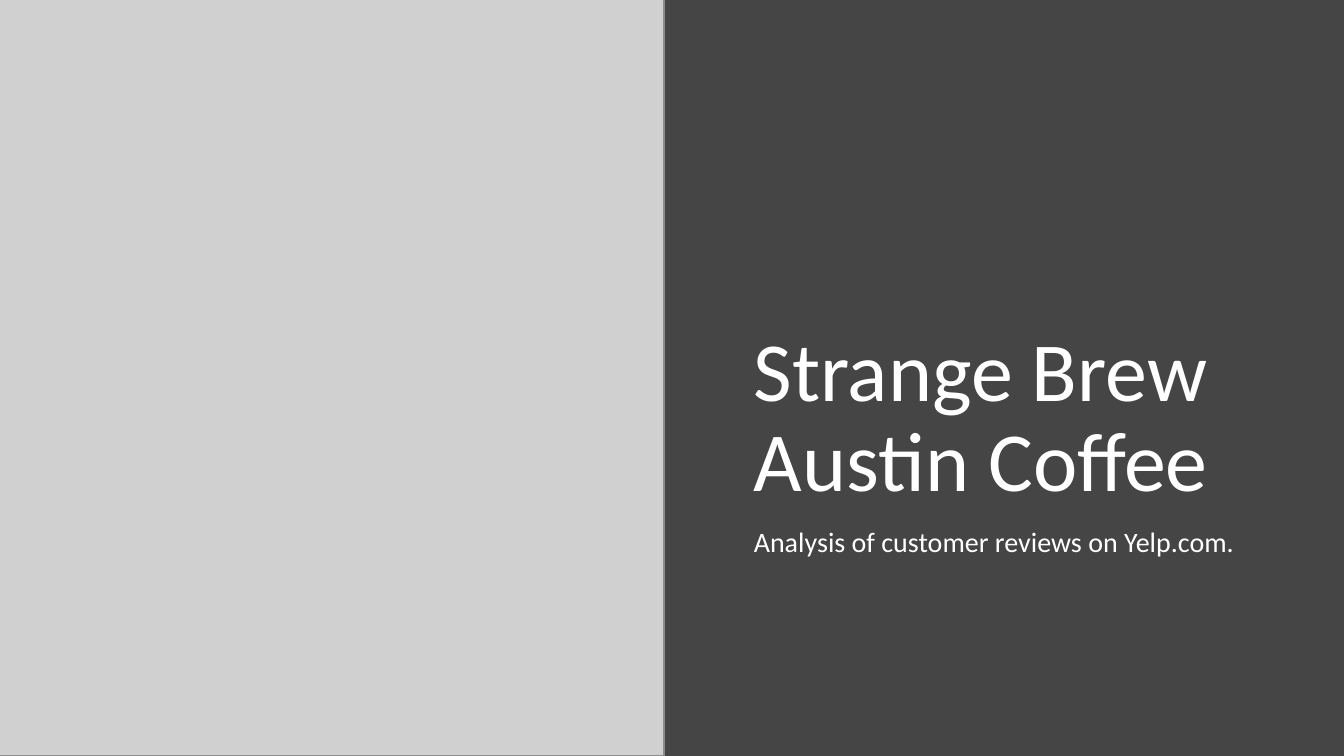
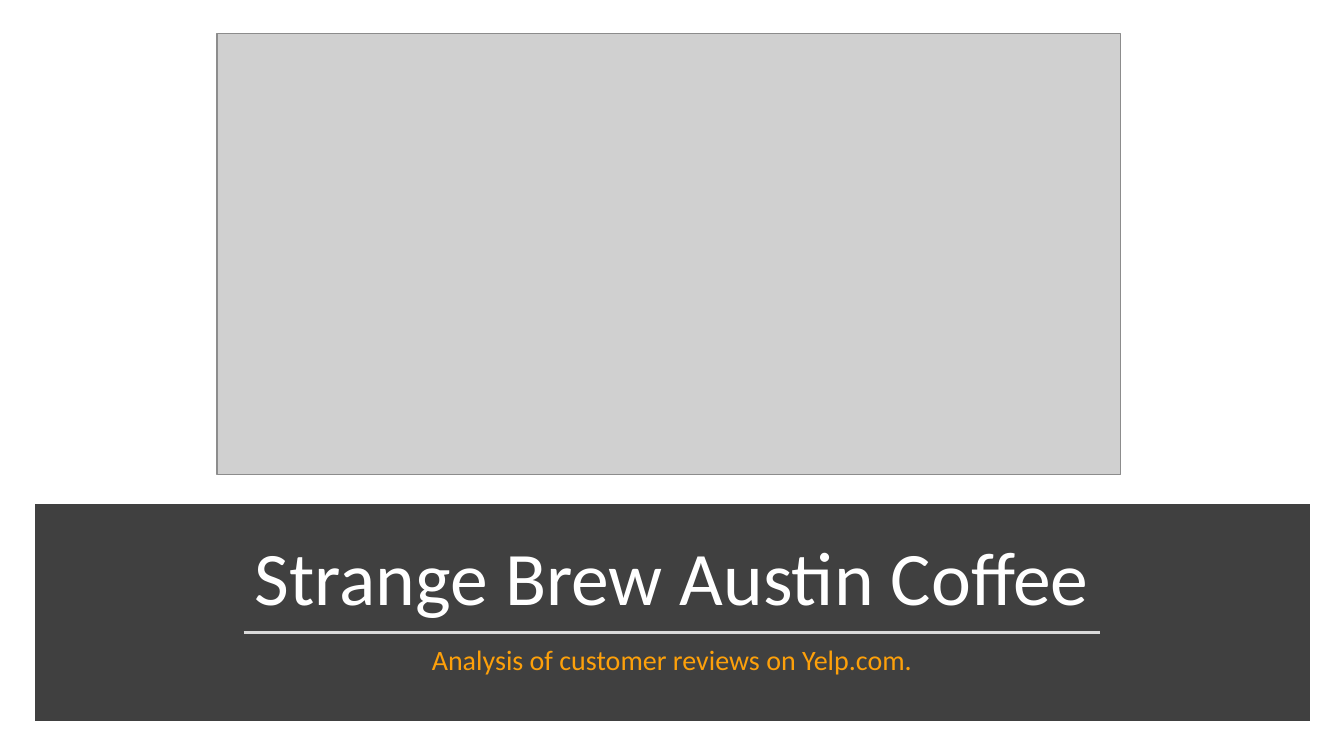
Before and after one commit to bloominstituteoftechnology/DS-Unit-4-Sprint-1-NLP, a slide deck: slide 1 of module1-text-data/presentation/Strange Brew Austin Coffee.pptx. Drawn at 1344x756 pixels with LibreOffice and Linux fonts; fonts in the diff are those of the drawing; grey boxes stand for pictures. Boxes give left, top, right and bottom in pixels: in the first picture for what was removed or moved away, otherwise in the second. Text is boxed around its words. In the diff, an @@ line names an element or a change of style, - is before the commit and + after.

```diff
--- a/module1-text-data/presentation/Strange Brew Austin Coffee.pptx
+++ b/module1-text-data/presentation/Strange Brew Austin Coffee.pptx
@@ background #454545 to #FFFFFF @@
@@ picture: place and size @@
-picture at bbox=[0, 0, 664, 756]
+picture at bbox=[217, 34, 1121, 475]
@@ rectangle added at bbox=[41, 511, 1303, 715], fill #404040, outline #404040 10 pt @@
@@ title "Strange Brew Austin Coffee": place and size @@
-title "Strange Brew Austin Coffee" at bbox=[754, 346, 1207, 492]
+title "Strange Brew Austin Coffee" at bbox=[255, 552, 1089, 618]
@@ title "Strange Brew Austin Coffee" at bbox=[255, 552, 1089, 618]: size 60 to 54 pt; alignment left to centre @@
@@ subtitle "Analysis of customer reviews on ...": place and size @@
-subtitle "Analysis of customer reviews on ..." at bbox=[754, 532, 1234, 557]
+subtitle "Analysis of customer reviews on ..." at bbox=[432, 650, 912, 675]
@@ subtitle "Analysis of customer reviews on ..." at bbox=[432, 650, 912, 675]: text colour #FFFFFF to #FDA00A; alignment left to centre @@
@@ line added from (244, 633) to (1101, 633), #D9D9D9 1.75 pt @@
```
Also in this commit, not shown: 1 other slide changed, 2 other files.
